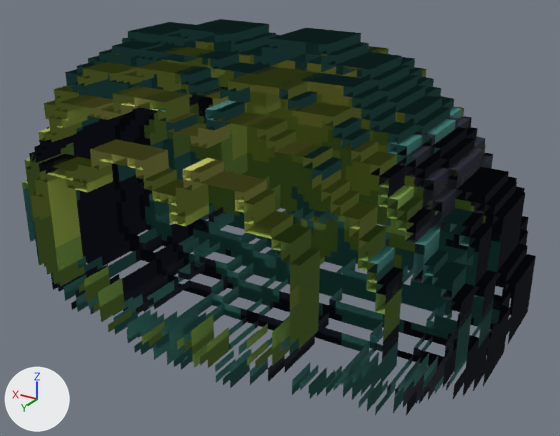
A saved change to the glTF model balanca/public/voxel/deco/Bushe1.glb.
Before and after are seen from a camera (50 mm lens) standing at (-46.3, 75.7, 57.2) and looking at (-1.0, 0.2, 19.4). The axes (+X, +Y, +Z) are drawn at lower left. The lights are the same throughout. The picture after the commit comes second. Where no turn or scale is listed for an object, it has been applied to the vertices. Vertices at exactly the same position are counted once.
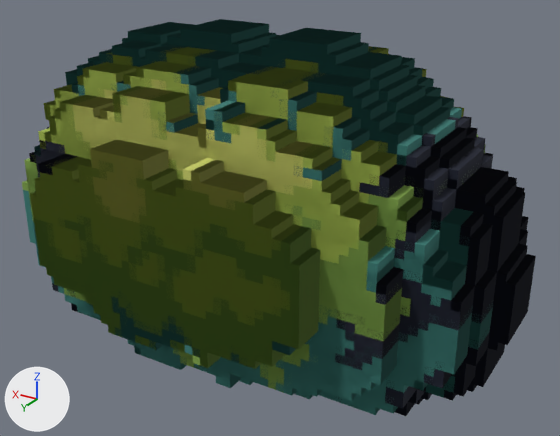
What differs and where, as boxes [x1, y1, x2, y2] in the pictures (560 x 436 px):
'Mesh_0', reshaped
    before: [508, 276, 529, 339]
    after: [27, 24, 535, 416]
'Mesh_0.001', reshaped
    before: [26, 24, 535, 415]
    after: [38, 154, 529, 368]
'Mesh_3', reshaped
    before: [27, 19, 534, 410]
    after: [28, 19, 534, 412]
'Mesh_2', reshaped
    before: [31, 42, 536, 409]
    after: [31, 47, 536, 408]
'Mesh_5', reshaped
    before: [30, 35, 527, 412]
    after: [26, 23, 503, 416]
'Mesh_4', reshaped
    before: [22, 20, 512, 411]
    after: [22, 20, 467, 411]
'Mesh_1', reshaped
    before: [41, 38, 502, 416]
    after: [26, 34, 492, 415]
'Mesh_6', reshaped
    before: [29, 44, 527, 400]
    after: [35, 40, 527, 406]
part 1 of me_mesh_0, added
    after: [27, 48, 514, 416]
part 2 of me_mesh_1, added
    after: [26, 55, 466, 415]
part 3 of me_mesh_2, added
    after: [31, 81, 515, 408]
part 4 of me_mesh_3, added
    after: [28, 47, 513, 408]
part 5 of me_mesh_4, added
    after: [23, 57, 460, 411]
part 6 of me_mesh_5, added
    after: [26, 59, 470, 403]
part 7 of me_mesh_6, added
    after: [35, 48, 506, 406]

Patch to the scene script:
```diff
--- a/balanca/public/voxel/deco/Bushe1.glb.py
+++ b/balanca/public/voxel/deco/Bushe1.glb.py
@@ me_mesh_0 @@
 # used by ob_mesh_0; parent = ob_q0; location = (-62.0, 40.0, 0.0); scale = (0.00757, 0.00757, 0.00757)
-me_mesh_0.from_pydata(...)  # 2212 vertices, 2494 faces; spans x 0.0..16383.0, y -10570.0..0.0, z 0.0..11098.0
+me_mesh_0.from_pydata(...)  # 2768 vertices, 3534 faces; spans x 0.0..16383.0, y -10570.0..0.0, z 0.0..11098.0
+# me_mesh_0 part 1: 556 vertices added at x 528.0..16119.0, y -4228.0..0.0, z 0.0..10570.0
 me_mesh_0.materials.append(mat_paleta)
@@ me_mesh_1 @@
 # used by ob_mesh_1; location = (-31.0, 20.0, 0.0)
-me_mesh_1.from_pydata(...)  # 2247 vertices, 2526 faces; spans x 0.0..62.0, y -40.0..0.0, z 0.0..42.0
+me_mesh_1.from_pydata(...)  # 2812 vertices, 3580 faces; spans x 0.0..62.0, y -40.0..0.0, z 0.0..42.0
+# me_mesh_1 part 2: 565 vertices added at x 2.0..61.0, y -16.0..0.0, z 0.0..40.0
 me_mesh_1.materials.append(mat_paleta)
@@ me_mesh_2 @@
 # used by ob_mesh_2; location = (-31.0, 20.0, 0.0)
-me_mesh_2.from_pydata(...)  # 2264 vertices, 2538 faces; spans x 0.0..62.0, y -40.0..0.0, z 0.0..42.0
+me_mesh_2.from_pydata(...)  # 2830 vertices, 3600 faces; spans x 0.0..62.0, y -40.0..0.0, z 0.0..42.0
+# me_mesh_2 part 3: 566 vertices added at x 2.0..61.0, y -16.0..0.0, z 0.0..40.0
 me_mesh_2.materials.append(mat_paleta)
@@ me_mesh_3 @@
 # used by ob_mesh_3; location = (-31.0, 20.0, 0.0)
-me_mesh_3.from_pydata(...)  # 2353 vertices, 2636 faces; spans x 0.0..62.0, y -40.0..0.0, z 0.0..42.0
+me_mesh_3.from_pydata(...)  # 2898 vertices, 3704 faces; spans x 0.0..62.0, y -40.0..0.0, z 0.0..42.0
+# me_mesh_3 part 4: 545 vertices added at x 2.0..60.0, y -16.0..0.0, z 0.0..40.0
 me_mesh_3.materials.append(mat_paleta)
@@ me_mesh_4 @@
 # used by ob_mesh_4; location = (-31.0, 20.0, 0.0)
-me_mesh_4.from_pydata(...)  # 2179 vertices, 2486 faces; spans x 0.0..62.0, y -40.0..0.0, z 0.0..42.0
+me_mesh_4.from_pydata(...)  # 2720 vertices, 3512 faces; spans x 0.0..62.0, y -40.0..0.0, z 0.0..42.0
+# me_mesh_4 part 5: 541 vertices added at x 2.0..59.0, y -16.0..0.0, z 0.0..40.0
 me_mesh_4.materials.append(mat_paleta)
@@ me_mesh_5 @@
 # used by ob_mesh_5; location = (-31.0, 20.0, 0.0)
-me_mesh_5.from_pydata(...)  # 2222 vertices, 2516 faces; spans x 0.0..62.0, y -40.0..0.0, z 0.0..42.0
+me_mesh_5.from_pydata(...)  # 2766 vertices, 3554 faces; spans x 0.0..62.0, y -40.0..0.0, z 0.0..42.0
+# me_mesh_5 part 6: 544 vertices added at x 2.0..61.0, y -16.0..0.0, z 1.0..40.0
 me_mesh_5.materials.append(mat_paleta)
@@ me_mesh_6 @@
 # used by ob_mesh_6; location = (-31.0, 20.0, 0.0)
-me_mesh_6.from_pydata(...)  # 2214 vertices, 2502 faces; spans x 0.0..62.0, y -40.0..0.0, z 0.0..42.0
+me_mesh_6.from_pydata(...)  # 2772 vertices, 3550 faces; spans x 0.0..62.0, y -40.0..0.0, z 0.0..42.0
+# me_mesh_6 part 7: 558 vertices added at x 2.0..61.0, y -16.0..0.0, z 0.0..40.0
 me_mesh_6.materials.append(mat_paleta)
```
